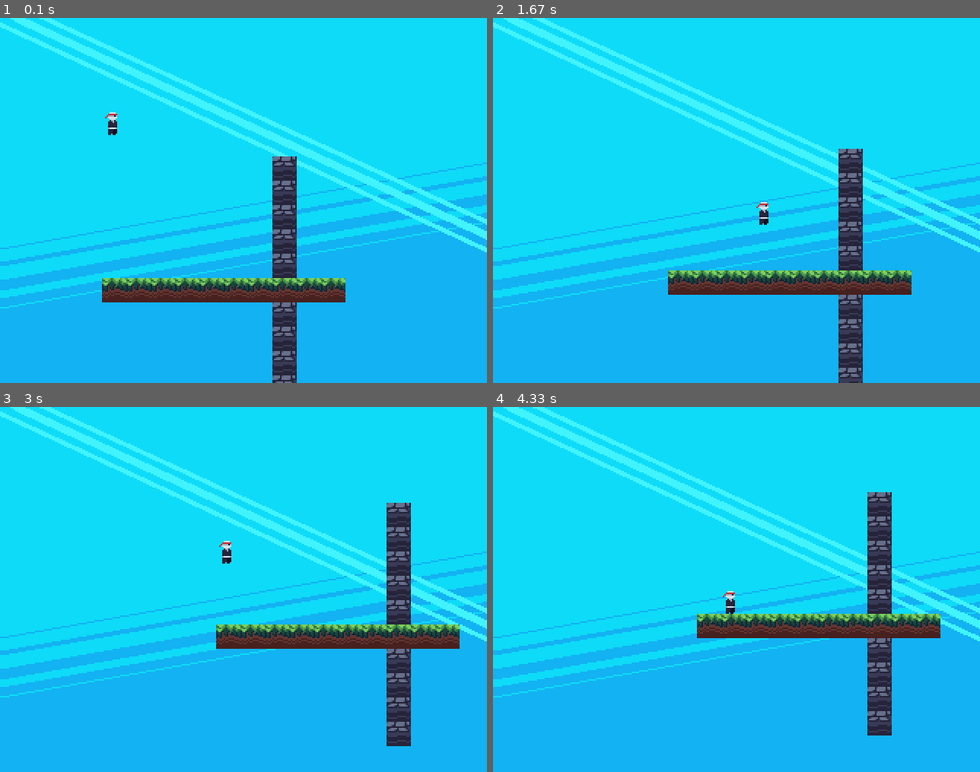
Above: before the commit, frames 1-4 (two rows, left to right).
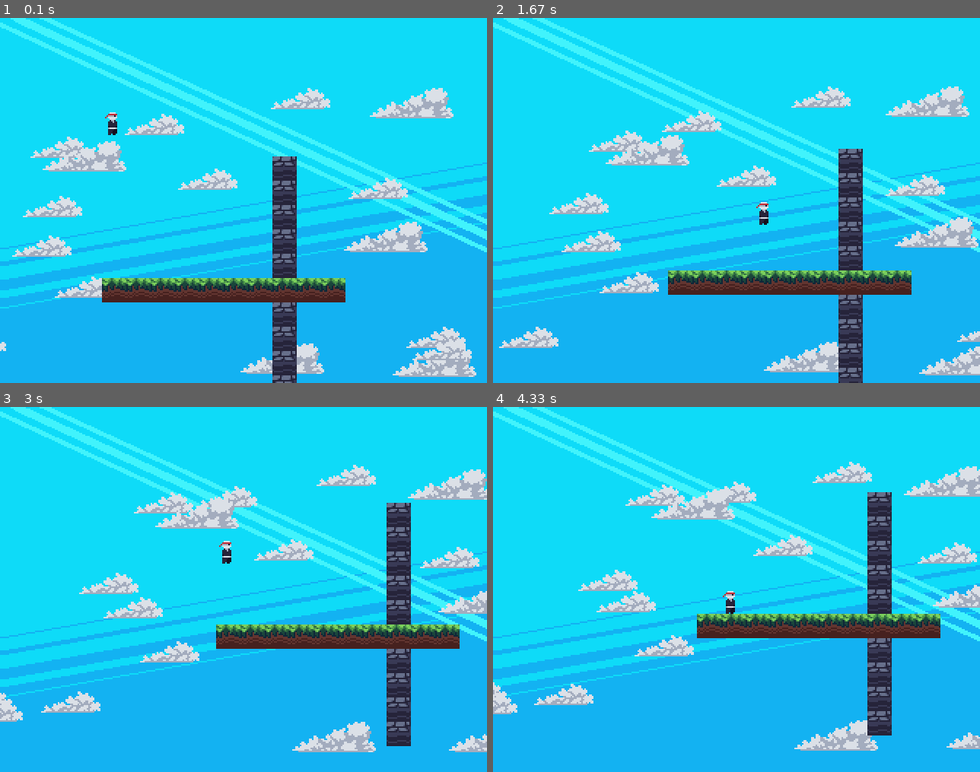
Above: after the commit, the same moments.

Repository: brccabral/Python_Pygame_Platformer_Tutorial
Game: pygame game, started from game.py
Two runs of this game, one before a commit and one after it. Both use one fixed random seed, a clock stepped at 60 frames per second and the inputs below.
Inputs:
- Up to frame 1 (0.1 s): no input
- Up to frame 2 (1.67 s): hold D 0.33-0.8 s; hold W 0.83-1.13 s; hold D 1.17-1.63 s
- Up to frame 3 (3 s): hold A 1.67-2.2 s; hold A 2.23-2.63 s; hold W from 2.67 s (still down)
- Up to frame 4 (4.33 s): release W at 3.03 s; hold D 3.07-3.7 s; hold A 3.73-4.2 s; hold D from 4.23 s (still down)

The runs differ from the first frame. In frame 1, 7.4% of the frame differs, in the area x 0-98%, y 19-99%; in frame 2, 7.4%; in frame 3, 6.7%; in frame 4, 6.6%.

Commit message:
show clouds

Diff:
--- a/game.py
+++ b/game.py
@@ -4,6 +4,7 @@
 from scripts.entities import PhysicsEntity
 from scripts.utils import load_image, load_images
 from scripts.tilemap import Tilemap
+from scripts.clouds import Clouds
 
 
 class Game:
@@ -26,6 +27,7 @@
             "large_decor": load_images("tiles/large_decor"),
             "stone": load_images("tiles/stone"),
             "background": load_image("background.png"),
+            "clouds": load_images("clouds"),
         }
         self.player = PhysicsEntity(self, "player", (50, 50), (8, 15))
 
@@ -33,6 +35,8 @@
 
         # camera
         self.scroll = [0.0, 0.0]
+
+        self.clouds = Clouds(self.assets["clouds"], 16)
 
     def run(self):
         while True:
@@ -51,6 +55,9 @@
                 - self.scroll[1]
             ) / 30
             render_scroll = int(self.scroll[0]), int(self.scroll[1])
+
+            self.clouds.update()
+            self.clouds.render(self.display, render_scroll)
 
             self.tilemap.render(self.display, offset=render_scroll)
 
--- /dev/null
+++ b/scripts/clouds.py
@@ -0,0 +1,52 @@
+import pygame
+import random
+
+
+class Cloud:
+    def __init__(self, pos, img: pygame.Surface, speed, depth):
+        self.pos = list(pos)
+        self.img = img
+        self.speed = speed
+        self.depth = depth
+
+    def update(self):
+        self.pos[0] += self.speed
+
+    def render(self, surf: pygame.Surface, offset=(0.0, 0.0)):
+        render_pos = (
+            self.pos[0] - offset[0] * self.depth,
+            self.pos[1] - offset[1] * self.depth,
+        )
+        # wrap clouds around the edges of screen
+        surf.blit(
+            self.img,
+            (
+                render_pos[0] % (surf.get_width() + self.img.get_width())
+                - self.img.get_width(),
+                render_pos[1] % (surf.get_height() + self.img.get_height())
+                - self.img.get_height(),
+            ),
+        )
+
+
+class Clouds:
+    def __init__(self, cloud_images: list[pygame.Surface], count=16):
+        self.clouds: list[Cloud] = []
+        for i in range(count):
+            self.clouds.append(
+                Cloud(
+                    (random.random() * 99999, random.random() * 99999),
+                    random.choice(cloud_images),
+                    random.random() * 0.05 + 0.05,
+                    random.random() * 0.6 + 0.2,  # a little camera offset
+                )
+            )
+        self.clouds.sort(key=lambda x: x.depth)
+
+    def update(self):
+        for cloud in self.clouds:
+            cloud.update()
+
+    def render(self, surf: pygame.Surface, offset=(0.0, 0.0)):
+        for cloud in self.clouds:
+            cloud.render(surf, offset)
